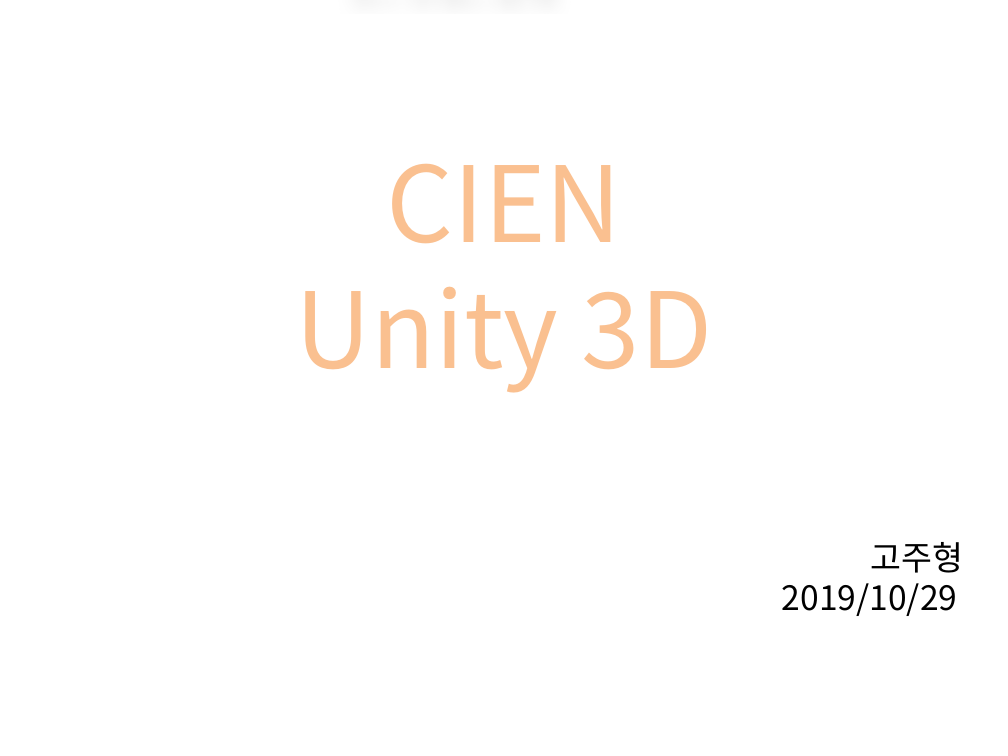
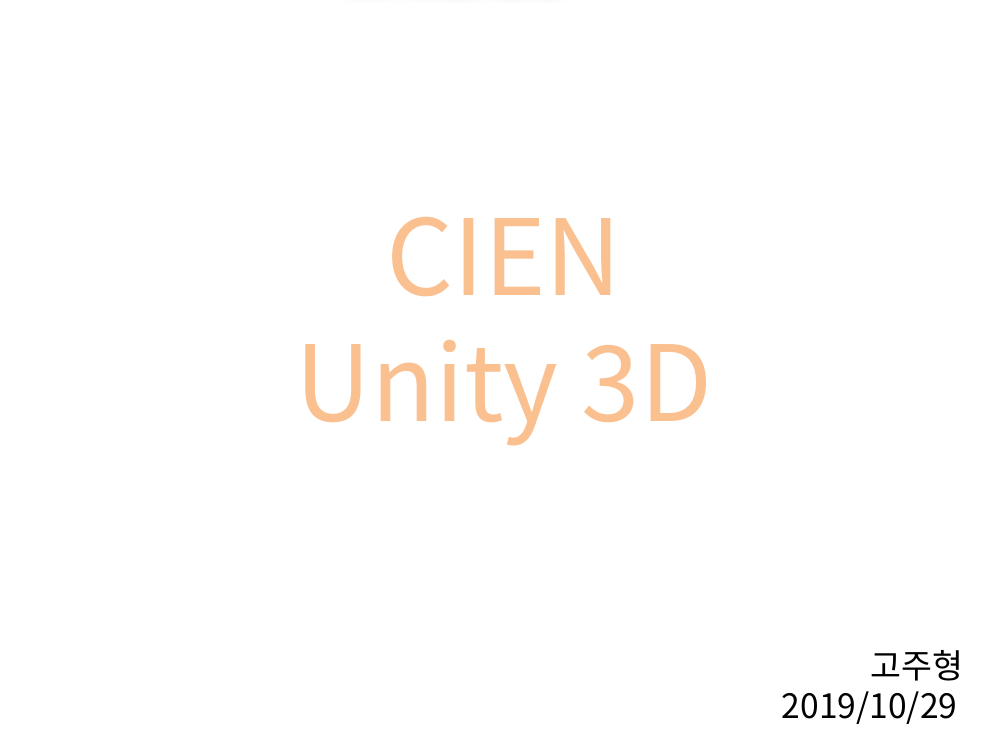
Before and after one commit to IamGroooooot/cien-unity-2019, a slide deck: slide 1 of 1주차.pptx. Drawn at 1008x756 pixels with LibreOffice and Linux fonts; fonts in the diff are those of the drawing. Boxes give left, top, right and bottom in pixels: in the first picture for what was removed or moved away, otherwise in the second. Text is boxed around its words. In the diff, an @@ line names an element or a change of style, - is before the commit and + after.

```diff
--- a/1주차.pptx
+++ b/1주차.pptx
@@ title "CIEN Unity 3D": place and size @@
-title "CIEN Unity 3D" at [296, 164, 713, 393]
+title "CIEN Unity 3D" at [296, 217, 713, 446]
@@ text "고주형": place and size @@
-text "고주형" at [782, 542, 963, 616]
+text "고주형" at [782, 650, 963, 724]
```
Also in this commit, not shown: 8 other slides changed, 20 slides added, 1 slide removed.
